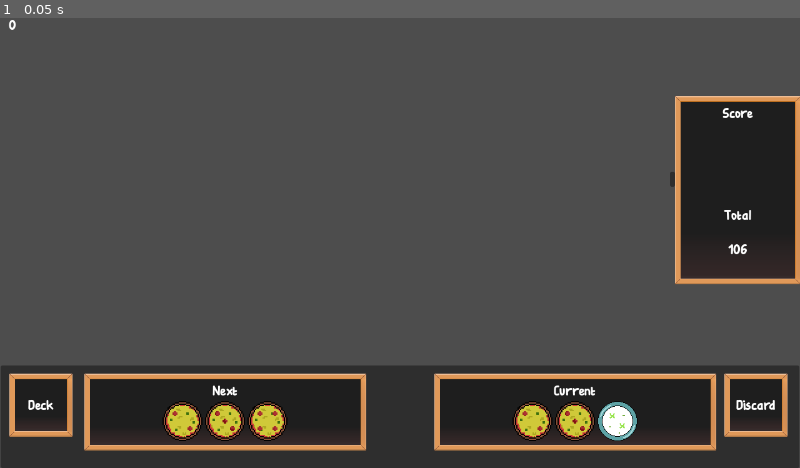
Above: before the commit, frame 1.
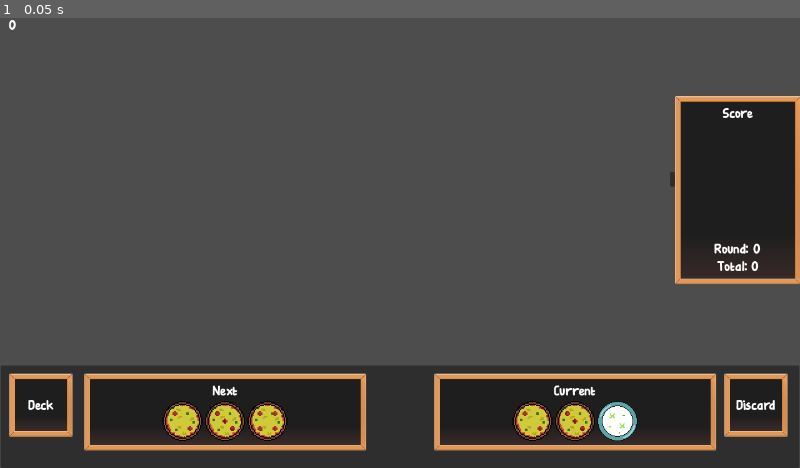
Above: after the commit, the same moment.

Repository: jshorte/dice-diner
Game: Godot game, scene res://Scenes/main.tscn
The game is run twice, just before and just after one commit, with the same random seed, the same clock (stepped at 60 frames per second) and the same inputs.
Inputs:
- Up to frame 1 (0.05 s): no input

The runs differ from the first frame. In frame 1, 0.2% of the frame differs, in the area x 89-95%, y 42-57%.

Commit message:
Implement and display new score system

Diff:
--- a/Resources/Dice_types/garlic_dice.tres
+++ b/Resources/Dice_types/garlic_dice.tres
@@ -8,3 +8,10 @@
 dice_type = 1
 prepared_values = Array[int]([1, 2])
 dice_sprite_animation_path = "res://Animations/garlic_spriteframe.tres"
+quality_multipliers = Dictionary[int, float]({
+0: 0.0,
+1: 0.5,
+2: 1.0,
+3: 1.5,
+4: 2.0
+})
--- a/Resources/Dice_types/pizza_dice.tres
+++ b/Resources/Dice_types/pizza_dice.tres
@@ -8,3 +8,10 @@
 dice_type = 0
 prepared_values = Array[int]([1, 2, 3, 4])
 dice_sprite_animation_path = "res://Animations/pizza_spriteframe.tres"
+quality_multipliers = Dictionary[int, float]({
+0: 0.0,
+1: 0.5,
+2: 1.0,
+3: 1.5,
+4: 2.0
+})
--- a/Scenes/dice_score.tscn
+++ /dev/null
@@ -1,26 +0,0 @@
-[gd_scene load_steps=2 format=3 uid="uid://bbperrkb7qurp"]
-
-[ext_resource type="Theme" uid="uid://clny4maioyt6j" path="res://Fonts/font_theme.tres" id="1_u6nm2"]
-
-[node name="dice_score" type="HBoxContainer"]
-anchors_preset = 15
-anchor_right = 1.0
-anchor_bottom = 1.0
-grow_horizontal = 2
-grow_vertical = 2
-theme = ExtResource("1_u6nm2")
-
-[node name="Score Body Food Text" type="Label" parent="."]
-layout_mode = 2
-size_flags_horizontal = 3
-size_flags_vertical = 1
-size_flags_stretch_ratio = 2.0
-theme = ExtResource("1_u6nm2")
-horizontal_alignment = 1
-
-[node name="Score Body Score Text" type="Label" parent="."]
-layout_mode = 2
-size_flags_horizontal = 3
-size_flags_vertical = 1
-theme = ExtResource("1_u6nm2")
-horizontal_alignment = 1
--- /dev/null
+++ b/Scenes/dice_score_label.gd
@@ -0,0 +1,34 @@
+class_name DiceScoreLabel extends HBoxContainer
+
+var dice: Dice
+
+@onready var name_label: Label = get_node("%DiceNameLabel")
+@onready var score_label: Label = get_node("%DiceScoreLabel")
+
+func _ready() -> void:
+	mouse_entered.connect(_on_mouse_entered)
+	mouse_exited.connect(_on_mouse_exited)
+	pass
+
+func set_dice(d: Dice):
+	dice = d
+	set_dice_score(d)
+
+func set_dice_score(d: Dice):
+	name_label.text = d.dice_name
+	score_label.text = str(d.calculated_score)
+
+func reset_dice_score():
+	if dice:
+		name_label.text = ""
+		score_label.text = ""
+
+func _on_mouse_entered():
+	if dice:
+		print("Mouse entered dice: ", dice.dice_name)
+		# dice.highlight(true)
+
+func _on_mouse_exited():
+	if dice:
+		print("Mouse exited dice: ", dice.dice_name)
+		# dice.highlight(false)
--- /dev/null
+++ b/Scenes/dice_score_label.tscn
@@ -0,0 +1,30 @@
+[gd_scene load_steps=3 format=3 uid="uid://bbperrkb7qurp"]
+
+[ext_resource type="Theme" uid="uid://clny4maioyt6j" path="res://Fonts/font_theme.tres" id="1_8o52e"]
+[ext_resource type="Script" uid="uid://cre4nhdv5n8ef" path="res://Scenes/dice_score_label.gd" id="2_uc8n5"]
+
+[node name="dice_score" type="HBoxContainer"]
+anchors_preset = 15
+anchor_right = 1.0
+anchor_bottom = 1.0
+grow_horizontal = 2
+grow_vertical = 2
+theme = ExtResource("1_8o52e")
+script = ExtResource("2_uc8n5")
+
+[node name="DiceNameLabel" type="Label" parent="."]
+unique_name_in_owner = true
+layout_mode = 2
+size_flags_horizontal = 3
+size_flags_vertical = 1
+size_flags_stretch_ratio = 2.0
+theme = ExtResource("1_8o52e")
+horizontal_alignment = 1
+
+[node name="DiceScoreLabel" type="Label" parent="."]
+unique_name_in_owner = true
+layout_mode = 2
+size_flags_horizontal = 3
+size_flags_vertical = 1
+theme = ExtResource("1_8o52e")
+horizontal_alignment = 1
--- a/Scenes/hud.tscn
+++ b/Scenes/hud.tscn
@@ -1,9 +1,10 @@
-[gd_scene load_steps=6 format=3 uid="uid://bdu3kdmck2ij3"]
+[gd_scene load_steps=7 format=3 uid="uid://bdu3kdmck2ij3"]
 
 [ext_resource type="Theme" uid="uid://clny4maioyt6j" path="res://Fonts/font_theme.tres" id="1_rvbjj"]
 [ext_resource type="StyleBox" path="res://Art/Blackboard.tres" id="3_ioopo"]
 [ext_resource type="Script" uid="uid://b55hux5et4vhb" path="res://Scripts/button_state.gd" id="4_owgk4"]
 [ext_resource type="Script" uid="uid://5e8p5kf1qhoc" path="res://Scripts/UI/deck_bar.gd" id="4_t1xeu"]
+[ext_resource type="Script" uid="uid://2a387unpvvik" path="res://Scripts/UI/score_bar.gd" id="5_36asn"]
 [ext_resource type="FontFile" uid="uid://bkx5bbg0gevvk" path="res://Fonts/Bellfoods.otf" id="7_e1fvy"]
 
 [node name="HUD" type="Control"]
@@ -247,6 +248,7 @@
 anchors_preset = 0
 offset_right = 40.0
 offset_bottom = 40.0
+script = ExtResource("5_36asn")
 
 [node name="Score" type="Panel" parent="Score Panel"]
 layout_mode = 0
@@ -285,32 +287,34 @@
 size_flags_vertical = 3
 size_flags_stretch_ratio = 0.25
 
-[node name="DiceVBox" type="VBoxContainer" parent="Score Panel/Score/Score Container/VBoxContainer"]
+[node name="DiceScoreVBox" type="VBoxContainer" parent="Score Panel/Score/Score Container/VBoxContainer"]
+unique_name_in_owner = true
 layout_mode = 2
 
 [node name="Total Space" type="Control" parent="Score Panel/Score/Score Container/VBoxContainer"]
 layout_mode = 2
 size_flags_vertical = 3
 
-[node name="HBoxContainer3" type="VBoxContainer" parent="Score Panel/Score/Score Container/VBoxContainer"]
-layout_mode = 2
-
-[node name="Total Text" type="Label" parent="Score Panel/Score/Score Container/VBoxContainer/HBoxContainer3"]
+[node name="ScoreTextHBox" type="VBoxContainer" parent="Score Panel/Score/Score Container/VBoxContainer"]
+layout_mode = 2
+
+[node name="RoundScoreText" type="Label" parent="Score Panel/Score/Score Container/VBoxContainer/ScoreTextHBox"]
+unique_name_in_owner = true
 layout_mode = 2
 size_flags_horizontal = 3
 size_flags_vertical = 8
 size_flags_stretch_ratio = 2.0
-text = "Total
-"
+text = "Round: 0"
 horizontal_alignment = 1
 vertical_alignment = 2
 
-[node name="Total Score" type="Label" parent="Score Panel/Score/Score Container/VBoxContainer/HBoxContainer3"]
+[node name="TotalScoreText" type="Label" parent="Score Panel/Score/Score Container/VBoxContainer/ScoreTextHBox"]
+unique_name_in_owner = true
 layout_mode = 2
 size_flags_horizontal = 3
-size_flags_vertical = 10
-text = "106
-"
+size_flags_vertical = 8
+size_flags_stretch_ratio = 2.0
+text = "Total: 0"
 horizontal_alignment = 1
 vertical_alignment = 2
 
--- a/Scripts/Dice/Templates/dice_template.gd
+++ b/Scripts/Dice/Templates/dice_template.gd
@@ -4,11 +4,23 @@
 
 @export var dice_name : String
 @export var dice_type: G_ENUM.DiceType
-@export var prepared_values : Array[G_ENUM.FoodQuality] = []
+@export var prepared_values : Array[G_ENUM.FoodQuality] = [
+    G_ENUM.FoodQuality.INEDIBLE,
+    G_ENUM.FoodQuality.POOR,
+    G_ENUM.FoodQuality.OK,
+    G_ENUM.FoodQuality.GOOD,
+    G_ENUM.FoodQuality.EXCELLENT
+]
 @export var dice_sprite_animation_path : String
+@export var quality_multipliers: Dictionary[G_ENUM.FoodQuality, float] = {
+    G_ENUM.FoodQuality.INEDIBLE: 0.0,
+    G_ENUM.FoodQuality.POOR: 0.5,
+    G_ENUM.FoodQuality.OK: 1.0,
+    G_ENUM.FoodQuality.GOOD: 1.5,
+    G_ENUM.FoodQuality.EXCELLENT: 2.0
+}
 
 func calculate_score(dice: Dice) -> int:
-    # if dice.special_interactions.has("garlic"):
-    #     var garlic = dice.special_interactions["garlic"]
-
-    return dice._face_value
+    var base_score = dice.score + dice.bonus_score
+    var multiplier = quality_multipliers.get(dice._face_value, 1.0)
+    return int(base_score * multiplier + dice.flat_score)
--- a/Scripts/Dice/Templates/garlic_template.gd
+++ b/Scripts/Dice/Templates/garlic_template.gd
@@ -1,7 +1 @@
 class_name GarlicTemplate extends DiceTemplate
-
-func calculate_score(dice: Dice) -> int:
-	# if dice.first_collision_dice:
-	# 	var other = dice.first_collision_dice
-	# 	return (other._face_value + other.bonus_score) * dice._face_value
-	return 0
--- a/Scripts/Dice/Templates/pizza_template.gd
+++ b/Scripts/Dice/Templates/pizza_template.gd
@@ -1,4 +1 @@
 class_name PizzaTemplate extends DiceTemplate
-
-func calculate_score(dice: Dice) -> int:
-	return dice._face_value + dice.bonus_score
--- a/Scripts/Dice/dice.gd
+++ b/Scripts/Dice/dice.gd
@@ -6,7 +6,7 @@
 @export var unique_id : int
 
 # Template values
-var _dice_name: String
+var dice_name: String
 var _type: G_ENUM.DiceType
 var _available_values: Array[G_ENUM.FoodQuality]
 var _available_values_index: int
@@ -26,13 +26,15 @@
 
 var score: int = 0
 var bonus_score: int = 0
-
+var flat_score: int = 0
+var calculated_score: int = 0
+var collision_log: Array[Dictionary] = []
 var _arrow: Node2D = null
 var _arrow_scene = preload("res://Scenes/arrow.tscn")
 
 func initialise_values_from_template():
 	if dice_template:
-		_dice_name = dice_template.dice_name
+		dice_name = dice_template.dice_name
 		_type = dice_template.dice_type
 		_available_values = dice_template.prepared_values.duplicate()
 		_available_values_index = randi() % _available_values.size()
@@ -58,11 +60,6 @@
 
 	if dice_state == new_state:
 		return
-
-	if dice_state == G_ENUM.DiceState.STATIONARY and new_state == G_ENUM.DiceState.MOVING:
-		SignalManager.dice_started_moving.emit()
-	elif dice_state == G_ENUM.DiceState.MOVING and new_state == G_ENUM.DiceState.STATIONARY:
-		SignalManager.dice_finished_moving.emit()
 
 	set_dice_state(new_state)
 
@@ -156,9 +153,12 @@
 	match dice_state:
 		G_ENUM.DiceState.STATIONARY:
 			roll_animation.pause()
+			_face_value = _available_values[roll_animation.frame]
+			SignalManager.dice_finished_moving.emit()
 			if dice_selection == G_ENUM.DiceSelection.ACTIVE:
 				update_arrow()
 		G_ENUM.DiceState.MOVING:
+			SignalManager.dice_started_moving.emit()
 			roll_animation.play("Roll")
 			hide_arrow()
 
@@ -186,12 +186,26 @@
 func _reset_score():
 	score = 0
 	bonus_score = 0
+	flat_score = 0
+	calculated_score = 0
+	collision_log.clear()
 
 
 func _on_body_entered(body: Node) -> void:
+	if body is Dice:
+		log_collision(body)
+
 	if _type == G_ENUM.DiceType.PIZZA:
-		bonus_score += 1
-		print("Bonus score increased to: ", bonus_score)
+		score += 1
+		print("Score increased to: ", score)
+
+
+func log_collision(other_dice: Dice) -> void:
+	collision_log.append({
+		"other_dice": other_dice,
+		"processed": false,
+		"timestamp": Time.get_ticks_msec()
+	})
 
 
 func roll_face():
--- a/Scripts/Managers/score_manager.gd
+++ b/Scripts/Managers/score_manager.gd
@@ -20,11 +20,30 @@
 
 func _calculate_score():
 	var round_score: int = 0
+	var dice_scores: Array[Dice] = []
+	for dice in dice_to_score:
+		_process_dice(dice)
+		dice.calculated_score = dice.get_score()
+		round_score += dice.calculated_score
+		dice_scores.append(dice)
+	total_score += round_score
+	SignalManager.score_updated.emit(round_score, total_score, dice_scores)
+	SignalManager.score_completed.emit()
 
-	for dice in dice_to_score:
-		round_score += dice.get_score()
+## Modify dice scores based on unique dice interactions
+func _process_dice(dice: Dice):
+	for entry in dice.collision_log:
+		if entry.get("processed", false):
+			continue
 
-	total_score += round_score
-	print("Round Score: ", round_score)
-	print("Total Score: ", total_score)
-	SignalManager.score_completed.emit()
+		## Unique interaction logic
+
+		var other_dice = entry.get("other_dice")
+		entry["processed"] = true
+
+		for other_entry in other_dice.collision_log:
+			if other_entry.get("other_dice") == dice \
+			and other_entry.get("timestamp") == entry.get("timestamp") \
+			and not other_entry.get("processed", false):
+				other_entry["processed"] = true
+				break
--- a/Scripts/Managers/signal_manager.gd
+++ b/Scripts/Managers/signal_manager.gd
@@ -4,6 +4,7 @@
 signal hud_manager_ready
 signal deck_manager_ready
 signal score_manager_ready
+signal score_bar_manager_ready
 signal emit_ready
 
 # Dice management
@@ -27,4 +28,5 @@
 signal phase_state_changed
 
 # Scoring management
+signal score_updated
 signal score_completed
--- a/Scripts/UI/deck_bar.gd
+++ b/Scripts/UI/deck_bar.gd
@@ -1,4 +1,4 @@
-class_name Deck_Bar extends Control
+class_name DeckBar extends Control
 
 var _sprite_to_dice : Dictionary = {}
 var _dice_to_sprite : Dictionary = {}
--- /dev/null
+++ b/Scripts/UI/score_bar.gd
@@ -0,0 +1,48 @@
+class_name ScoreBar extends Node
+
+var dice_score_label_scene: PackedScene = preload("res://Scenes/dice_score_label.tscn")
+
+var dice_to_score: Array[Dice] = []
+var dice_score_labels: Array[DiceScoreLabel] = []
+
+@onready var round_score_text: Label = get_node("%RoundScoreText")
+@onready var total_score_text: Label = get_node("%TotalScoreText")
+@onready var dice_score_vbox: VBoxContainer = get_node("%DiceScoreVBox")
+
+func _ready() -> void:
+	SignalManager.emit_ready.connect(_emit_ready)
+	SignalManager.dice_placed.connect(_on_dice_placed)
+	SignalManager.score_updated.connect(_on_score_updated)
+	SignalManager.phase_state_changed.connect(_on_phase_state_changed)
+
+
+func _emit_ready():
+	SignalManager.score_bar_manager_ready.emit()
+
+
+func _on_phase_state_changed(new_state: G_ENUM.PhaseState):
+	if new_state == G_ENUM.PhaseState.ROLL:
+		_reset_score_display()
+
+
+func _on_dice_placed(dice: Dice, position: Vector2):
+	dice_to_score.append(dice)
+	var label = dice_score_label_scene.instantiate()
+	dice_score_vbox.add_child(label)
+	label.set_dice(dice)
+	dice_score_labels.append(label)
+
+
+func _on_score_updated(round_score: int, total_score: int, dice_scores: Array[Dice]):
+	print("Size Compare (Labels vs Scores): ", dice_score_labels.size(), " vs ", dice_scores.size())
+	for i in range(dice_score_labels.size()):
+		var label = dice_score_labels[i]
+		label.set_dice_score(dice_scores[i])
+
+	round_score_text.text = "Round: %d" % round_score
+	total_score_text.text = "Total: %d" % total_score
+
+func _reset_score_display():
+	round_score_text.text = ""
+	for label in dice_score_labels:
+		label.reset_dice_score()
--- a/Scripts/UI/score_panel.gd
+++ /dev/null
@@ -1 +0,0 @@
-extends Node
--- a/Scripts/main.gd
+++ b/Scripts/main.gd
@@ -5,6 +5,7 @@
 var _isHUDReady: bool = false
 var _isDeckReady: bool = false
 var _isScoreReady: bool = false
+var _isScoreBarReady: bool = false
 var _phase_state: G_ENUM.PhaseState = G_ENUM.PhaseState.PREPARE
 
 @onready var _active_dice_tree_node = get_node("%ActiveDice")
@@ -18,6 +19,7 @@
 	SignalManager.hud_manager_ready.connect(_on_hud_manager_ready)
 	SignalManager.deck_manager_ready.connect(_on_deck_manager_ready)
 	SignalManager.score_manager_ready.connect(_on_score_manager_ready)
+	SignalManager.score_bar_manager_ready.connect(_on_score_bar_manager_ready)
 	SignalManager.dice_placed.connect(_on_dice_placed)
 	SignalManager.dice_started_moving.connect(_on_dice_started_moving)
 	SignalManager.dice_finished_moving.connect(_on_dice_finished_moving)
@@ -40,9 +42,13 @@
 	_isScoreReady = true
 	_check_all_ready()
 
+func _on_score_bar_manager_ready():
+	_isScoreBarReady = true
+	_check_all_ready()
+
 
 func _check_all_ready():
-	if _isHUDReady and _isDeckReady and _isScoreReady:
+	if _isHUDReady and _isDeckReady and _isScoreReady and _isScoreBarReady:
 		_phase_state = G_ENUM.PhaseState.PREPARE
 		SignalManager.request_deck_load.emit()
 #endregion Initialisation
Not shown, added: Scenes/dice_score_label.gd.uid
Renamed: Scripts/UI/score_panel.gd.uid -> Scripts/UI/score_bar.gd.uid
